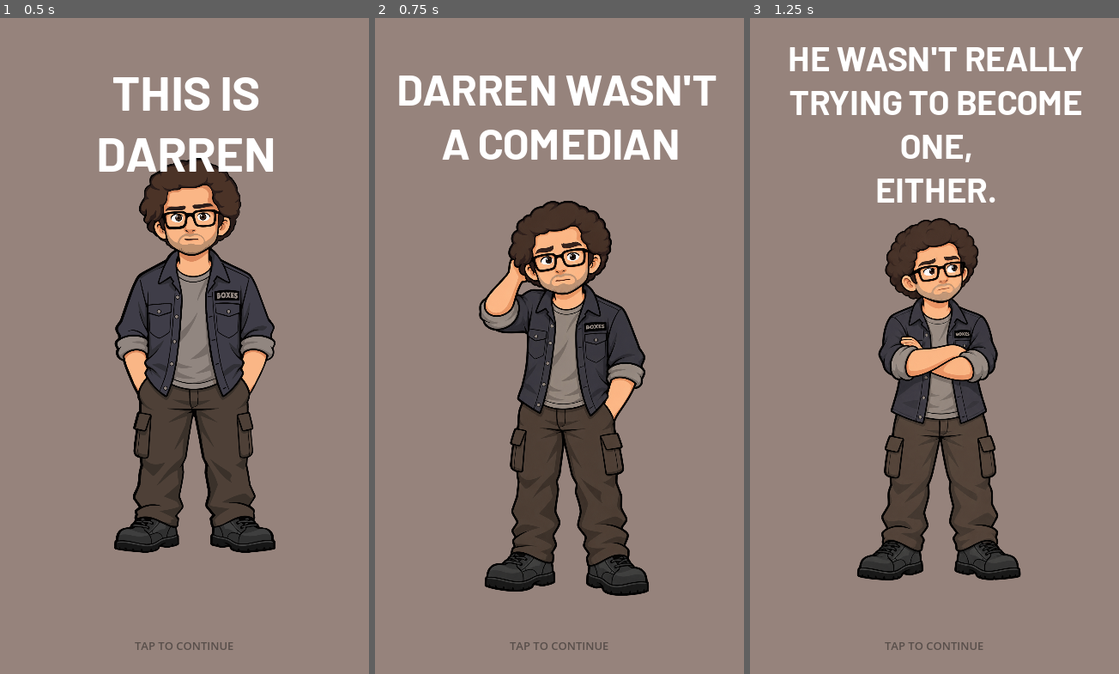
Above: before the commit, frames 1-3 (left to right).
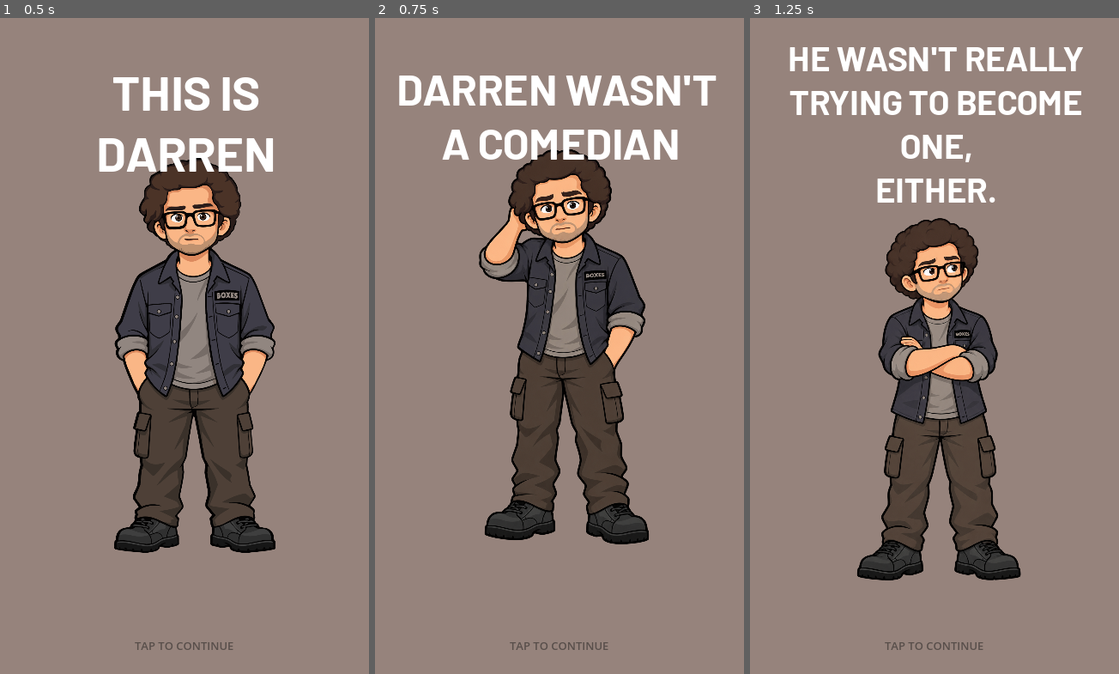
Above: after the commit, the same moments.

Repository: patrickcallahancomedy/comedian
Game: Godot game, scene res://scenes/story/story_sequence.tscn
Same seed, same stepped clock (60 frames per second), same inputs: the game is played once before the commit and once after it.
Inputs (mouse positions are in pixels of both pictures, inside the frame that each line leads up to):
- Up to frame 1 (0.5 s): no input
- Up to frame 2 (0.75 s): tap Enter (ui_accept) at 0.5 s; move the mouse to (640, 313) at 0.52 s; click (640, 313) at 0.67 s
- Up to frame 3 (1.25 s): tap Enter (ui_accept) at 0.77 s

Frame 1 is identical in both runs. In frame 2, 15% of the frame differs, in the area x 28-75%, y 20-89%; in frame 3, nothing differs.

Commit message:
center Darren vertically on story page 2

Diff:
--- a/godot/scenes/story/pages/02_not_comedian.tscn
+++ b/godot/scenes/story/pages/02_not_comedian.tscn
@@ -73,9 +73,9 @@
 [node name="Foreground" type="TextureRect" parent="ArtLayer" unique_id=2058067170]
 layout_mode = 1
 offset_left = 67.0
-offset_top = 201.0
+offset_top = 141.0
 offset_right = 371.0
-offset_bottom = 699.0
+offset_bottom = 639.0
 texture = ExtResource("2_6i01f")
 expand_mode = 1
 stretch_mode = 5
@@ -102,7 +102,6 @@
 grow_vertical = 2
 theme_override_fonts/font = ExtResource("3_7cs3s")
 theme_override_font_sizes/font_size = 50
-text = "DARREN WASN'T
-A COMEDIAN"
+text = "DARREN WASN'T \nA COMEDIAN"
 horizontal_alignment = 1
 autowrap_mode = 3
